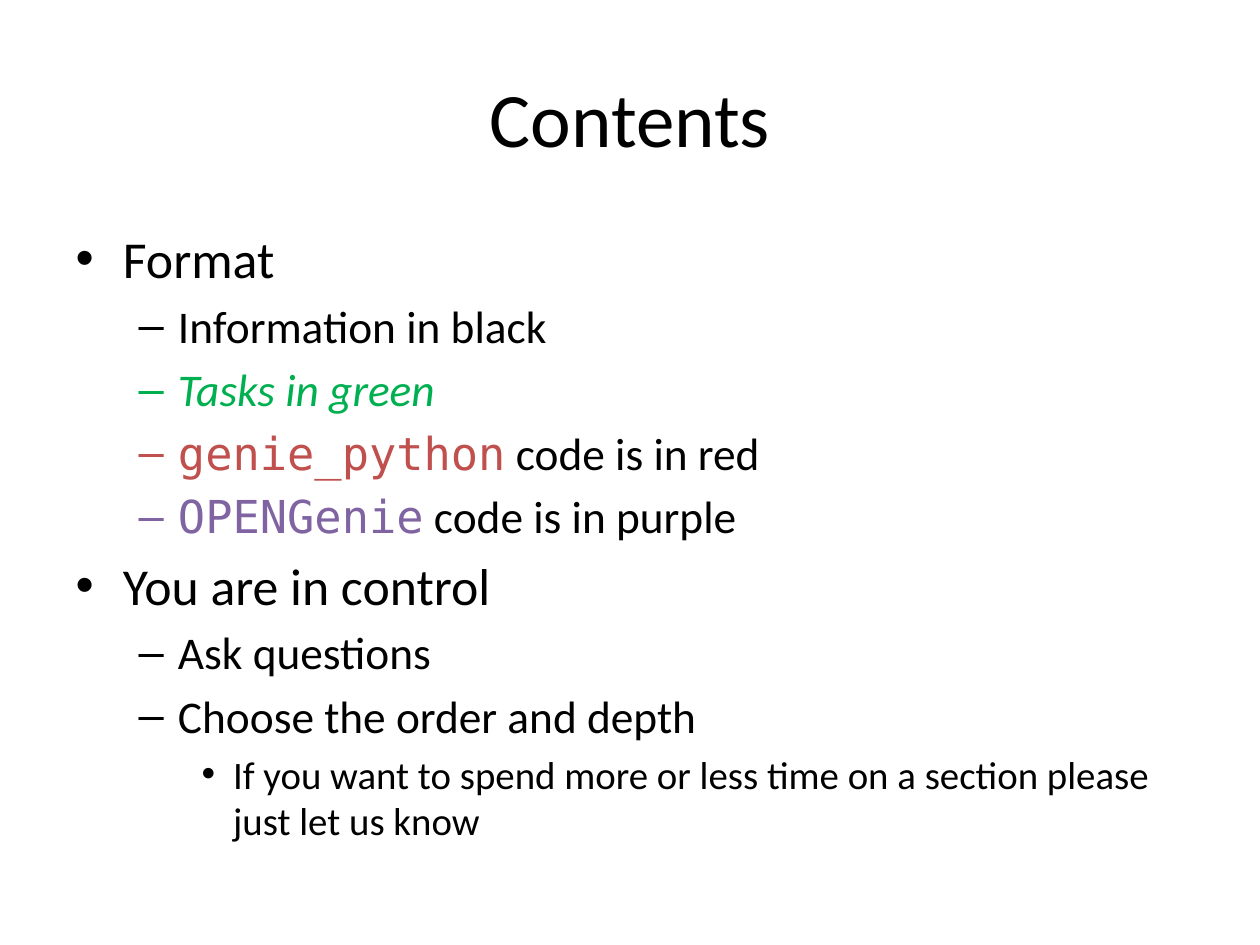
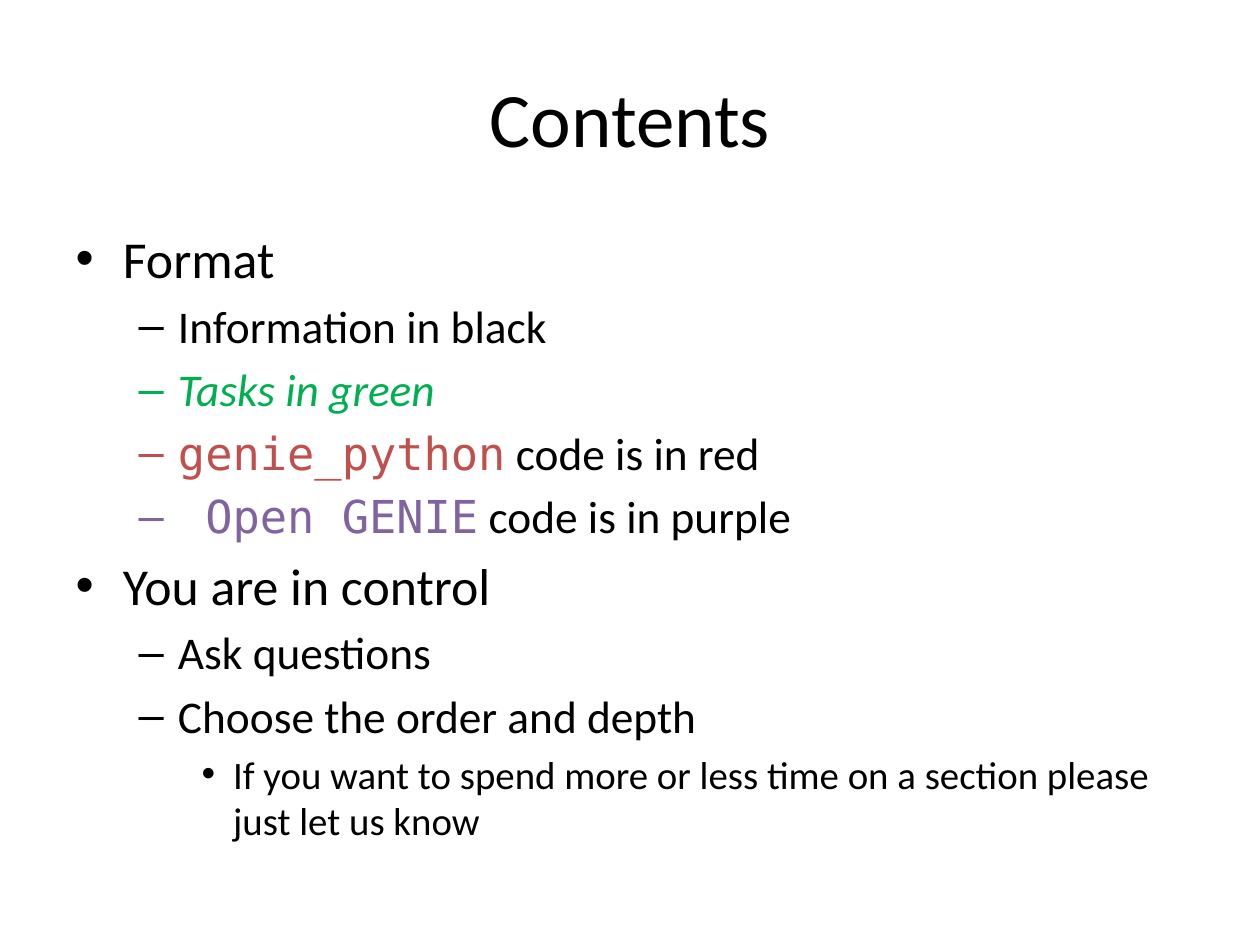
Before and after one commit to ISISComputingGroup/ibex_user_manual, a slide deck: slide 3 of genie_python_and_ibex/genie_python_and_ibex.pptx. Drawn at 1260x945 pixels with LibreOffice and Linux fonts; fonts in the diff are those of the drawing; background and template pictures are left out. Boxes give left, top, right and bottom in pixels: in the first picture for what was removed or moved away, otherwise in the second. Text is boxed around its words. In the diff, an @@ line names an element or a change of style, - is before the commit and + after.

```diff
--- a/genie_python_and_ibex/genie_python_and_ibex.pptx
+++ b/genie_python_and_ibex/genie_python_and_ibex.pptx
@@ text at [205,499,791,543]: text changed @@
-  – OPENGenie code is in purple
+  – Open GENIE code is in purple
```
Also in this commit, not shown: 16 other slides changed, 1 other file.
